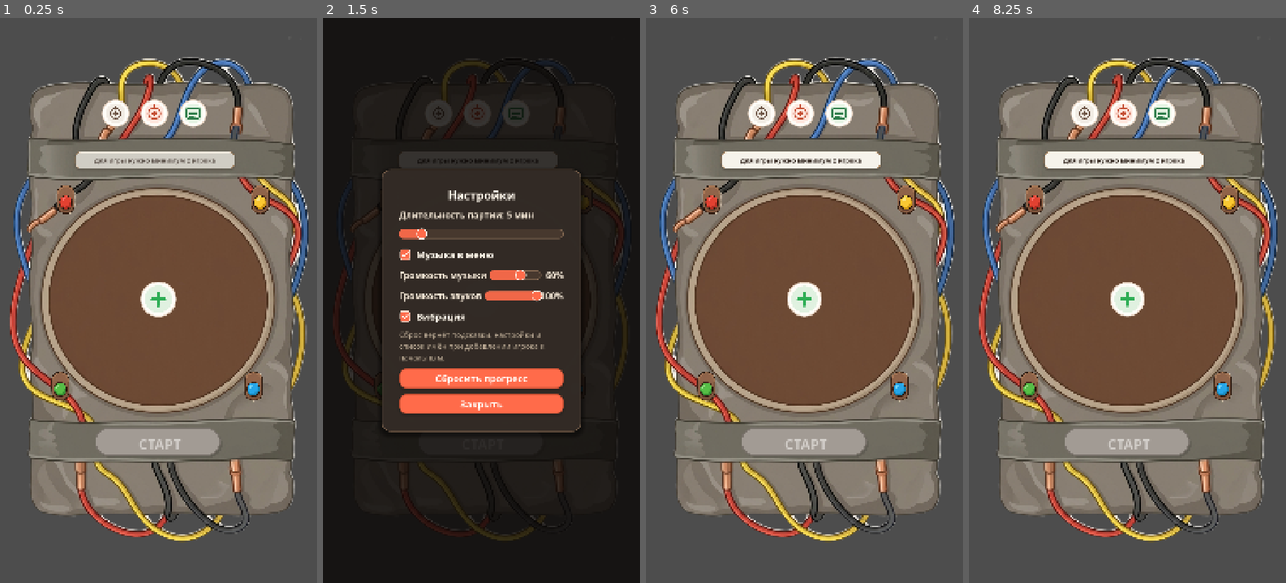
Above: before the commit, frames 1-4 (left to right).
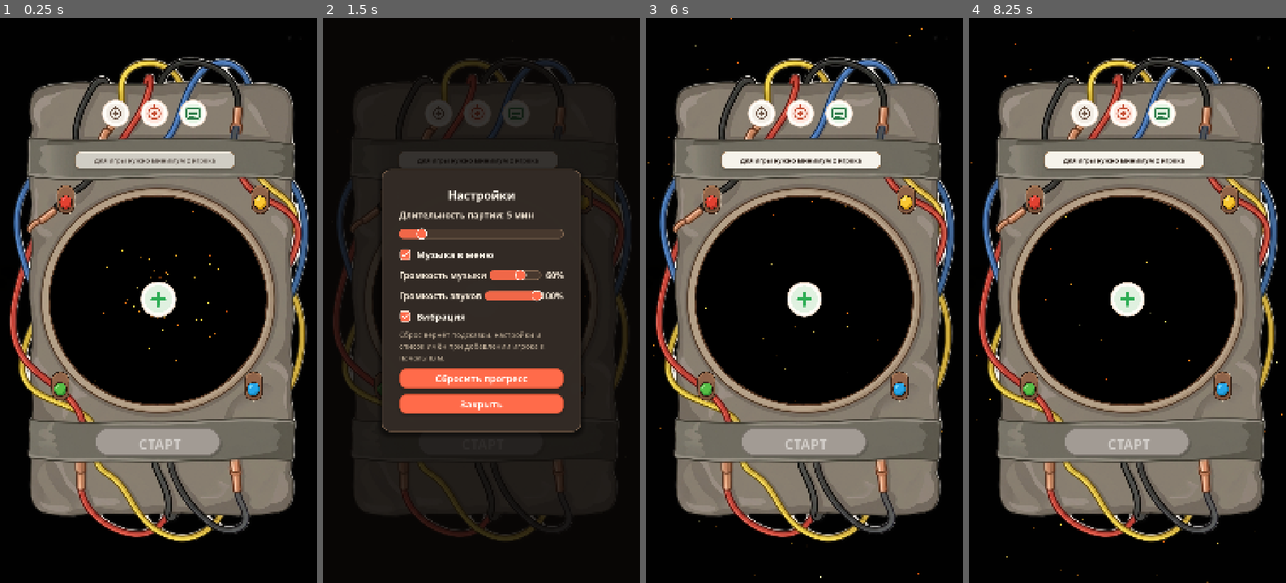
Above: after the commit, the same moments.

Repository: GGamezebo/GodBomb
Game: Godot game, scene res://main.tscn
Same seed, same stepped clock (60 frames per second), same inputs: the game is played once before the commit and once after it.
Inputs (mouse positions are in pixels of both pictures, inside the frame that each line leads up to):
- Up to frame 1 (0.25 s): no input
- Up to frame 2 (1.5 s): click (437, 114) at 0.5 s; click (516, 114) at 1.25 s
- Up to frame 3 (6 s): click (804, 300) at 2 s; click "Музыка в меню" at 2.75 s; click "Вибрация" at 3.5 s; click "Сбросить прогресс" at 4.25 s; click "Точно сбросить?" at 5 s; click "Закрыть" at 5.75 s
- Up to frame 4 (8.25 s): click (1162, 114) at 6.5 s; click (1127, 300) at 7.25 s; click "Закрыть" at 8 s

The runs differ from the first frame. In frame 1, 52% of the frame differs, in the area x 0-100%, y 0-100%; in frame 2, less than 0.1%; in frame 3, 52%; in frame 4, 52%.

Commit message:
new background and Sparks effect

Diff:
--- a/project.godot
+++ b/project.godot
@@ -13,7 +13,7 @@
 config/name="GodBomb"
 config/description="Party hot-potato word game ported from Unity"
 run/main_scene="res://main.tscn"
-config/features=PackedStringArray("4.6", "Mobile")
+config/features=PackedStringArray("4.7", "Mobile")
 config/icon="res://assets/icon.svg"
 
 [display]
--- a/src/contexts/game_context/game_context.tscn
+++ b/src/contexts/game_context/game_context.tscn
@@ -32,6 +32,7 @@
 [ext_resource type="Script" path="res://src/contexts/game_context/ui/game_battle_chrome.gd" id="34"]
 [ext_resource type="PackedScene" path="res://src/features/menu/exit_confirm_dialog.tscn" id="35"]
 [ext_resource type="PackedScene" path="res://src/contexts/game_context/ui/battle_player_lobby_overlay.tscn" id="36"]
+[ext_resource type="Script" path="res://src/features/menu/menu_fire_sparks.gd" id="37"]
 
 [node name="GameContext" type="Control" unique_id=1610270397 node_paths=PackedStringArray("game_manager", "battle_chrome")]
 layout_mode = 3
@@ -85,7 +86,7 @@
 
 [node name="UI" type="CanvasLayer" parent="." unique_id=1341470968]
 
-[node name="BackgroundBomb" type="Control" parent="UI" unique_id=226861383 node_paths=PackedStringArray("bomb_art", "player_color_bg", "scaled_content")]
+[node name="BackgroundBomb" type="Control" parent="UI" unique_id=226861383 node_paths=PackedStringArray("bomb_art", "player_color_bg", "fire_sparks", "scaled_content")]
 layout_mode = 1
 anchors_preset = 15
 anchor_right = 1.0
@@ -97,6 +98,7 @@
 game_events = ExtResource("15")
 bomb_art = NodePath("BombArt")
 player_color_bg = NodePath("PlayerColorBackground")
+fire_sparks = NodePath("FireSparks")
 scaled_content = NodePath("ScaledContent")
 hint_marker = NodePath("ScaledContent/PlayerName")
 
@@ -109,6 +111,17 @@
 grow_vertical = 2
 mouse_filter = 2
 color = Color(0.06, 0.05, 0.04, 1)
+
+[node name="FireSparks" type="Control" parent="UI/BackgroundBomb"]
+visible = false
+layout_mode = 1
+anchors_preset = 15
+anchor_right = 1.0
+anchor_bottom = 1.0
+grow_horizontal = 2
+grow_vertical = 2
+mouse_filter = 2
+script = ExtResource("37")
 
 [node name="BombArt" type="TextureRect" parent="UI/BackgroundBomb"]
 layout_mode = 0
--- a/src/contexts/game_context/ui/battle_player_lobby_overlay.gd
+++ b/src/contexts/game_context/ui/battle_player_lobby_overlay.gd
@@ -3,7 +3,7 @@
 
 signal closed
 
-const NEUTRAL_BG := Color(0.06, 0.05, 0.04, 1.0)
+const NEUTRAL_BG := Color(0, 0, 0, 1.0)
 const LOBBY_BLUR_SHADER := preload("res://assets/shaders/bomb_background_blur.gdshader")
 const LOBBY_BLUR_RADIUS := 5.0
 
@@ -28,6 +28,8 @@
 	visible = false
 	_setup_blur_material()
 	_connect_layout()
+	if bomb_art:
+		bomb_art.visible = false
 	if done_button:
 		done_button.pressed.connect(_on_done_pressed)
 	if player_selection_widget:
@@ -57,10 +59,12 @@
 	_bind_widget_account()
 	if background_color:
 		background_color.color = NEUTRAL_BG
+	if bomb_art:
+		bomb_art.visible = false
 	if player_selection_widget:
 		player_selection_widget.reload_from_account()
 	_sync_bomb_art_layout()
-	_set_bomb_blur(true)
+	_set_bomb_blur(false)
 	visible = true
 
 
--- a/src/contexts/game_context/ui/battle_player_lobby_overlay.tscn
+++ b/src/contexts/game_context/ui/battle_player_lobby_overlay.tscn
@@ -1,10 +1,10 @@
 [gd_scene load_steps=6 format=3 uid="uid://battle_player_lobby_overlay"]
 
 [ext_resource type="Script" path="res://src/contexts/game_context/ui/battle_player_lobby_overlay.gd" id="1"]
-[ext_resource type="Texture2D" uid="uid://de4n5e1fxki8i" path="res://assets/textures/Background/Background.png" id="2"]
 [ext_resource type="Script" uid="uid://bombs212nuf58" path="res://src/features/menu/menu_bomb_layout.gd" id="3"]
 [ext_resource type="PackedScene" uid="uid://duug5w0r0cqrv" path="res://src/features/player_selection/player_selection_widget.tscn" id="4"]
 [ext_resource type="Texture2D" uid="uid://b27y0jjb7mmmy" path="res://assets/party_kitchen/buttons/start_active.svg" id="5"]
+[ext_resource type="Script" path="res://src/features/menu/menu_fire_sparks.gd" id="6"]
 
 [node name="BattlePlayerLobbyOverlay" type="CanvasLayer" node_paths=PackedStringArray("background_color", "layout_host", "bomb_art", "player_selection_widget", "done_button")]
 layer = 12
@@ -32,7 +32,17 @@
 grow_horizontal = 2
 grow_vertical = 2
 mouse_filter = 2
-color = Color(0.06, 0.05, 0.04, 1)
+color = Color(0, 0, 0, 1)
+
+[node name="FireSparks" type="Control" parent="Root"]
+layout_mode = 1
+anchors_preset = 15
+anchor_right = 1.0
+anchor_bottom = 1.0
+grow_horizontal = 2
+grow_vertical = 2
+mouse_filter = 2
+script = ExtResource("6")
 
 [node name="LayoutHost" type="TextureRect" parent="Root" node_paths=PackedStringArray("scaled_content")]
 layout_mode = 1
@@ -54,7 +64,6 @@
 offset_right = 1080.0
 offset_bottom = 1920.0
 mouse_filter = 2
-texture = ExtResource("2")
 expand_mode = 1
 stretch_mode = 5
 
--- a/src/contexts/menu_context/menu_context.tscn
+++ b/src/contexts/menu_context/menu_context.tscn
@@ -16,7 +16,8 @@
 [ext_resource type="Texture2D" uid="uid://cbb8gsai6lwuy" path="res://assets/party_kitchen/buttons/icon_music_off.svg" id="14"]
 [ext_resource type="Texture2D" uid="uid://ci0nbi42m75wm" path="res://assets/party_kitchen/buttons/icon_rules.svg" id="15"]
 [ext_resource type="Script" uid="uid://bombs212nuf58" path="res://src/features/menu/menu_bomb_layout.gd" id="16"]
-[ext_resource type="Script" path="res://src/features/bomb/bomb_lamps.gd" id="17"]
+[ext_resource type="Script" uid="uid://cesm4akuquebh" path="res://src/features/bomb/bomb_lamps.gd" id="17"]
+[ext_resource type="Script" uid="uid://d2t3b5qtwod5n" path="res://src/features/menu/menu_fire_sparks.gd" id="18"]
 
 [node name="MenuContext" type="Control" unique_id=1379479129 node_paths=PackedStringArray("start_button", "player_selection_widget", "settings_button", "music_button", "rules_button", "settings_window", "rules_window")]
 layout_mode = 3
@@ -40,7 +41,7 @@
 music_on_texture = ExtResource("13")
 music_off_texture = ExtResource("14")
 
-[node name="Background" type="TextureRect" parent="." unique_id=1099463830]
+[node name="Background" type="ColorRect" parent="." unique_id=1099463830]
 layout_mode = 1
 anchors_preset = 15
 anchor_right = 1.0
@@ -48,6 +49,17 @@
 grow_horizontal = 2
 grow_vertical = 2
 mouse_filter = 2
+color = Color(0, 0, 0, 1)
+
+[node name="FireSparks" type="Control" parent="." unique_id=993708681]
+layout_mode = 1
+anchors_preset = 15
+anchor_right = 1.0
+anchor_bottom = 1.0
+grow_horizontal = 2
+grow_vertical = 2
+mouse_filter = 2
+script = ExtResource("18")
 
 [node name="BackgroundBomb" type="TextureRect" parent="." unique_id=226861383 node_paths=PackedStringArray("scaled_content")]
 layout_mode = 1
@@ -73,8 +85,8 @@
 [node name="Marker2D" type="Marker2D" parent="BackgroundBomb/ScaledContent" unique_id=1831889289]
 position = Vector2(528, 483)
 
-[node name="BombLamps" type="Control" parent="BackgroundBomb/ScaledContent"]
-layout_mode = 0
+[node name="BombLamps" type="Control" parent="BackgroundBomb/ScaledContent" unique_id=197644960]
+anchors_preset = 0
 offset_right = 1080.0
 offset_bottom = 1920.0
 mouse_filter = 2
--- a/src/features/background/game_bomb_background.gd
+++ b/src/features/background/game_bomb_background.gd
@@ -10,6 +10,7 @@
 @export var game_events: GameEvents
 @export var bomb_art: TextureRect
 @export var player_color_bg: ColorRect
+@export var fire_sparks: Control
 @export var scaled_content: Control
 @export var hint_marker: NodePath
 @export var pulse_speed: float = 6.0
@@ -46,7 +47,6 @@
 		listener.add(game_events.ev_alert, _on_alert)
 		listener.add(game_events.ev_current_player_changed, _on_current_player_changed)
 	call_deferred("_apply_layout")
-	_apply_state(FSMGameStates.READY_TO_START)
 
 
 func _exit_tree() -> void:
@@ -134,6 +134,7 @@
 
 
 func _apply_state(state: String) -> void:
+	_set_fire_sparks(state == FSMGameStates.EXPLOSION)
 	match state:
 		FSMGameStates.READY_TO_START, FSMGameStates.PLAYER_CHOICE, FSMGameStates.COUNTDOWN, FSMGameStates.PLAY:
 			_alert_active = false
@@ -141,7 +142,7 @@
 			_set_bomb_modulate(Color.WHITE)
 			if state == FSMGameStates.PLAY:
 				_play_comes_flash()
-			else:
+			elif state in [FSMGameStates.READY_TO_START, FSMGameStates.PLAYER_CHOICE, FSMGameStates.COUNTDOWN]:
 				_play_ready_pulse()
 		FSMGameStates.EXPLOSION:
 			_alert_active = false
@@ -213,3 +214,12 @@
 	if _tint_tween:
 		_tint_tween.kill()
 		_tint_tween = null
+
+
+func _set_fire_sparks(enabled: bool) -> void:
+	if not fire_sparks:
+		return
+	fire_sparks.visible = enabled
+	for child in fire_sparks.get_children():
+		if child is CPUParticles2D:
+			(child as CPUParticles2D).emitting = enabled
--- /dev/null
+++ b/src/features/menu/menu_fire_sparks.gd
@@ -0,0 +1,142 @@
+class_name MenuFireSparks
+extends Control
+
+const DESIGN_SIZE := Vector2(1080.0, 1920.0)
+
+var _additive_material: CanvasItemMaterial
+
+
+func _ready() -> void:
+	mouse_filter = Control.MOUSE_FILTER_IGNORE
+	set_anchors_preset(Control.PRESET_FULL_RECT)
+	_build_layers()
+	resized.connect(_update_emission_extents)
+	call_deferred("_update_emission_extents")
+
+
+func _build_layers() -> void:
+	var embers := _create_particles(
+		"Embers",
+		130,
+		4.2,
+		Vector2(0.0, -22.0),
+		180.0,
+		24.0,
+		150.0,
+		0.9,
+		5.2,
+		_make_ember_gradient()
+	)
+	var sparks := _create_particles(
+		"Sparks",
+		90,
+		2.8,
+		Vector2(0.0, -10.0),
+		180.0,
+		35.0,
+		190.0,
+		0.55,
+		3.2,
+		_make_spark_gradient()
+	)
+	var glow := _create_particles(
+		"GlowDust",
+		55,
+		5.5,
+		Vector2(0.0, -6.0),
+		180.0,
+		10.0,
+		65.0,
+		1.6,
+		7.2,
+		_make_glow_gradient()
+	)
+	add_child(embers)
+	add_child(sparks)
+	add_child(glow)
+
+
+func _create_particles(
+	node_name: String,
+	amount: int,
+	lifetime: float,
+	gravity: Vector2,
+	spread: float,
+	velocity_min: float,
+	velocity_max: float,
+	scale_min: float,
+	scale_max: float,
+	color_ramp: Gradient
+) -> CPUParticles2D:
+	var particles := CPUParticles2D.new()
+	particles.name = node_name
+	particles.emitting = true
+	particles.amount = amount
+	particles.lifetime = lifetime
+	particles.preprocess = lifetime
+	particles.explosiveness = 0.0
+	particles.randomness = 0.85
+	particles.emission_shape = CPUParticles2D.EMISSION_SHAPE_RECTANGLE
+	particles.direction = Vector2(0.0, -1.0)
+	particles.spread = spread
+	particles.gravity = gravity
+	particles.initial_velocity_min = velocity_min
+	particles.initial_velocity_max = velocity_max
+	particles.angular_velocity_min = -180.0
+	particles.angular_velocity_max = 180.0
+	particles.damping_min = 8.0
+	particles.damping_max = 28.0
+	particles.scale_amount_min = scale_min
+	particles.scale_amount_max = scale_max
+	particles.color = Color(1.15, 1.05, 0.92, 1.0)
+	particles.color_ramp = color_ramp
+	particles.material = _get_additive_material()
+	particles.position = DESIGN_SIZE * 0.5
+	return particles
+
+
+func _get_additive_material() -> CanvasItemMaterial:
+	if _additive_material == null:
+		_additive_material = CanvasItemMaterial.new()
+		_additive_material.blend_mode = CanvasItemMaterial.BLEND_MODE_ADD
+	return _additive_material
+
+
+func _make_ember_gradient() -> Gradient:
+	var gradient := Gradient.new()
+	gradient.set_color(0, Color(1.0, 0.98, 0.82, 0.0))
+	gradient.set_color(1, Color(1.0, 0.5, 0.1, 1.0))
+	gradient.add_point(0.35, Color(1.0, 0.78, 0.22, 1.0))
+	gradient.add_point(0.75, Color(1.0, 0.35, 0.05, 0.75))
+	return gradient
+
+
+func _make_spark_gradient() -> Gradient:
+	var gradient := Gradient.new()
+	gradient.set_color(0, Color(1.0, 1.0, 0.96, 1.0))
+	gradient.set_color(1, Color(1.0, 0.62, 0.12, 0.0))
+	gradient.add_point(0.45, Color(1.0, 0.88, 0.35, 1.0))
+	return gradient
+
+
+func _make_glow_gradient() -> Gradient:
+	var gradient := Gradient.new()
+	gradient.set_color(0, Color(1.0, 0.52, 0.1, 0.0))
+	gradient.set_color(1, Color(1.0, 0.42, 0.08, 0.38))
+	gradient.add_point(0.5, Color(1.0, 0.62, 0.15, 0.5))
+	return gradient
+
+
+func _update_emission_extents() -> void:
+	var area_size := size
+	if area_size.x <= 1.0 or area_size.y <= 1.0:
+		area_size = get_viewport_rect().size
+	if area_size.x <= 1.0 or area_size.y <= 1.0:
+		area_size = DESIGN_SIZE
+	var half := area_size * 0.5
+	var center := half
+	for child in get_children():
+		if child is CPUParticles2D:
+			var particles := child as CPUParticles2D
+			particles.position = center
+			particles.emission_rect_extents = half
Binary file changed: assets/textures/Background/Background.png
Binary file added: assets/textures/Background/Background1.png
Not shown, added: assets/textures/Background/Background1.png.import
Not shown, added: src/features/menu/menu_fire_sparks.gd.uid
